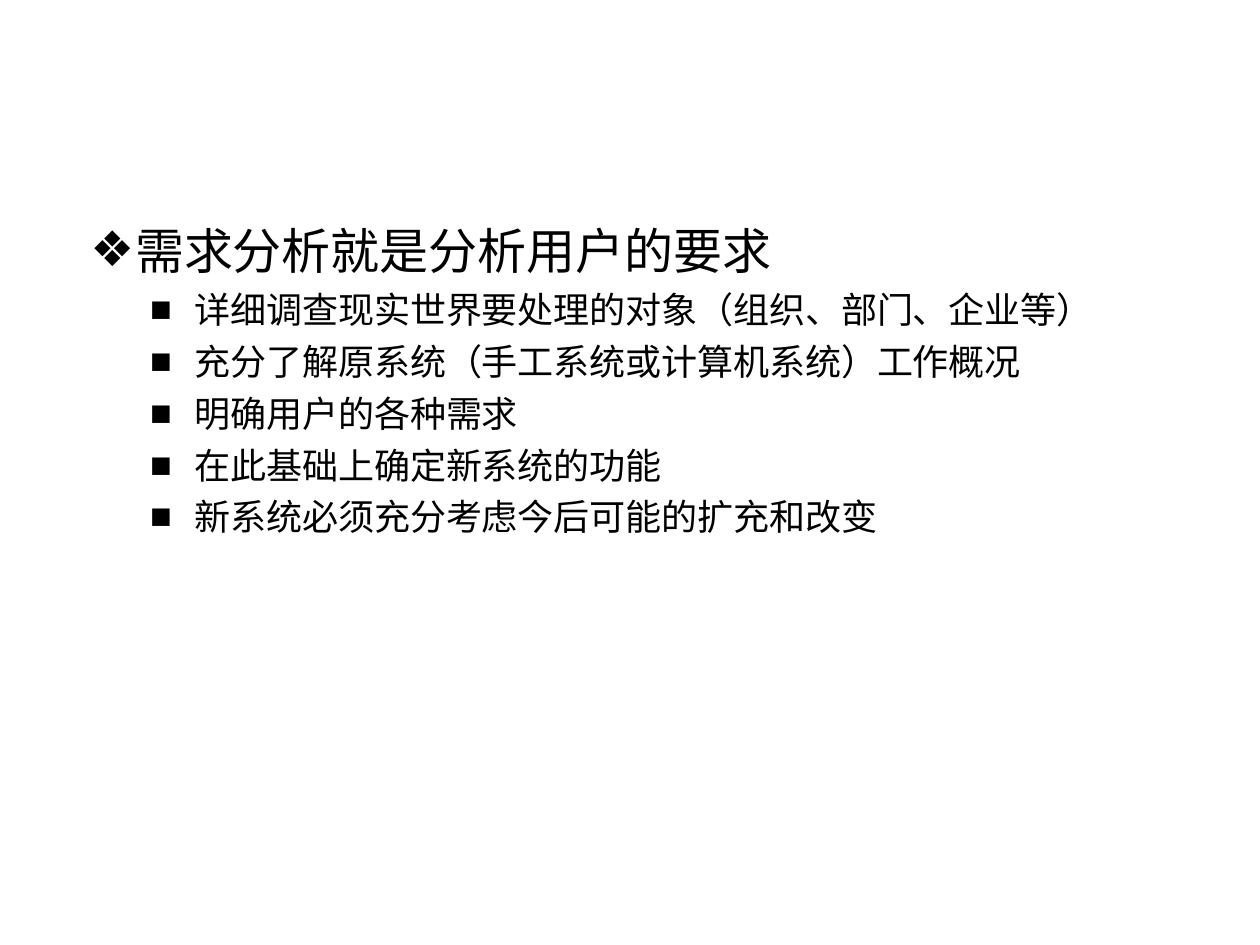
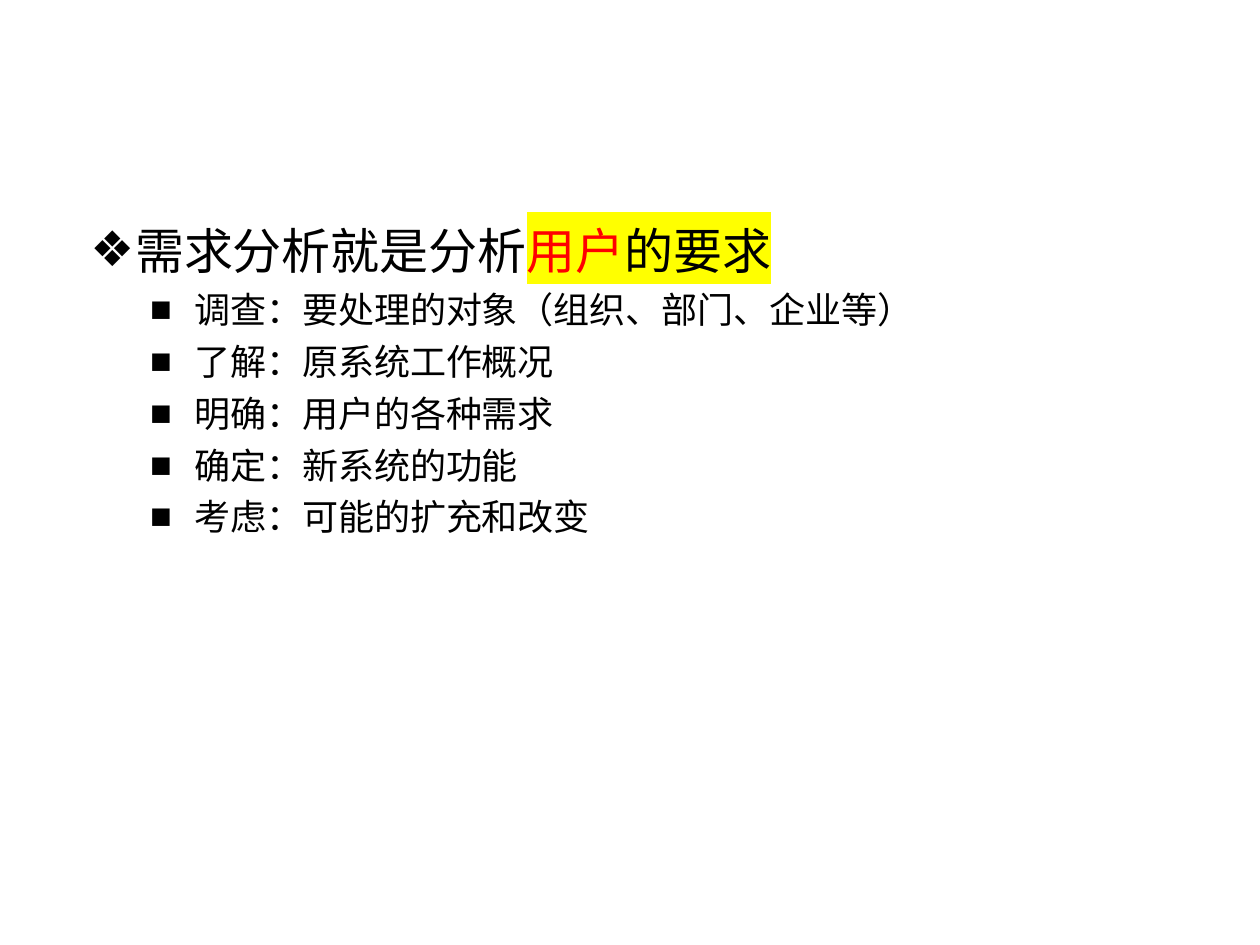
Before and after one commit to HBU/DataBase, a slide deck: slide 18 of PPT/PPT2020/DB第07章（1）.pptx. Drawn at 1260x945 pixels with LibreOffice and Linux fonts; fonts in the diff are those of the drawing; background and template pictures are left out. Boxes give left, top, right and bottom in pixels: in the first picture for what was removed or moved away, otherwise in the second. Text is boxed around its words. In the diff, an @@ line names an element or a change of style, - is before the commit and + after.

```diff
--- a/PPT/PPT2020/DB第07章（1）.pptx
+++ b/PPT/PPT2020/DB第07章（1）.pptx
@@ text at [135,220,771,282]: text colour #000000 to #FF0000, highlight none to #FFFF00 in "需求分析就是分析用户的要求" @@
@@ text at [195,292,913,533]: text changed @@
-  ■ 详细调查现实世界要处理的对象（组织、部门、企业等）
-  ■ 充分了解原系统（手工系统或计算机系统）工作概况
-  ■ 明确用户的各种需求
-  ■ 在此基础上确定新系统的功能
-  ■ 新系统必须充分考虑今后可能的扩充和改变
+  ■ 调查：要处理的对象（组织、部门、企业等）
+  ■ 了解：原系统工作概况
+  ■ 明确：用户的各种需求
+  ■ 确定：新系统的功能
+  ■ 考虑：可能的扩充和改变
```
Also in this commit, not shown: 26 other slides changed, 1 slide removed, 2 other files.
